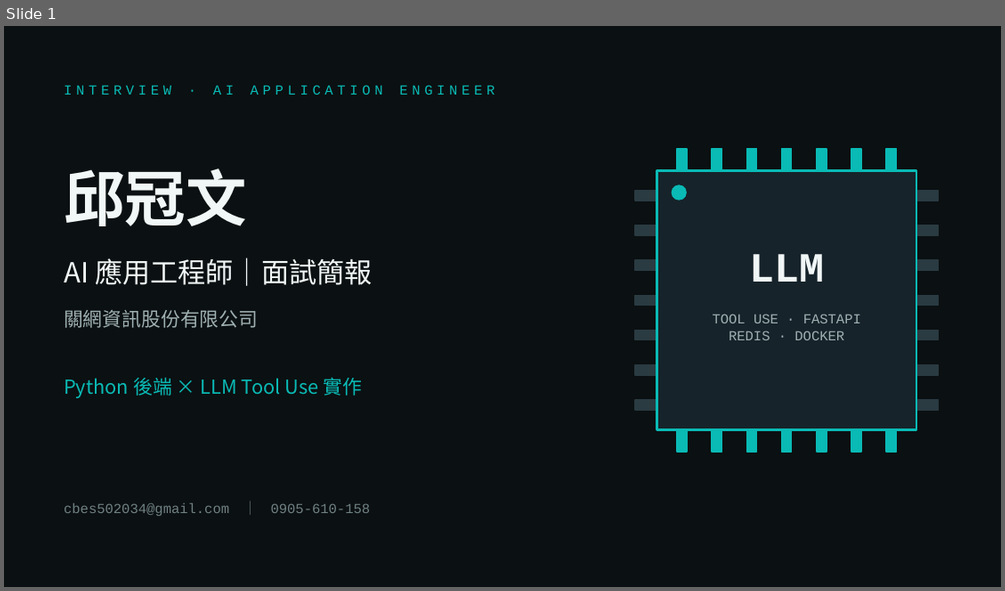
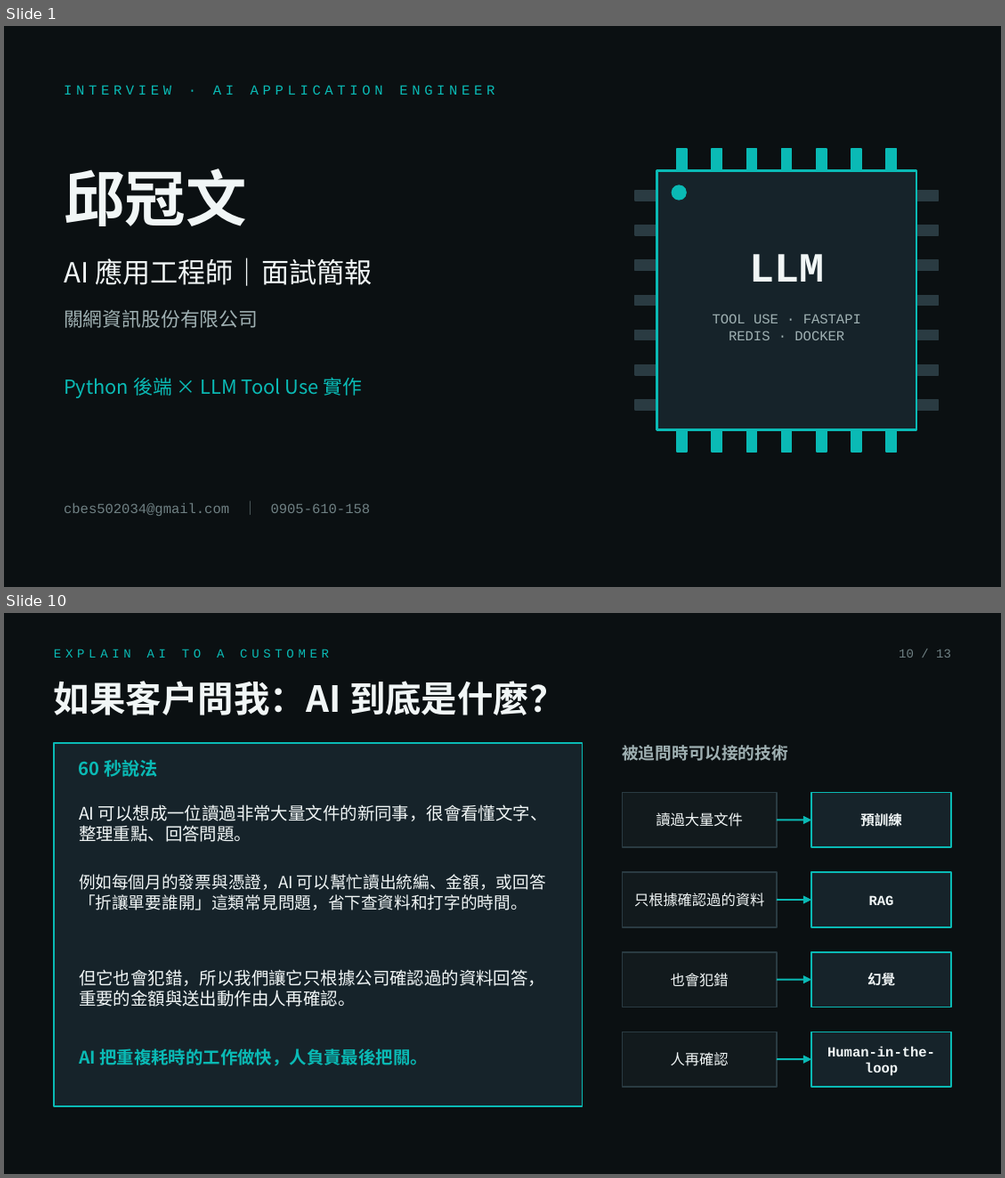
Before and after one commit to cbes502034/GateWeb, a slide deck: 邱冠文_關網AI應用工程師_面試簡報.pptx. Shown one above the other, each under a label of ours: slide 1 before the commit, slides 1 and 10 after it; the slides between them are not shown. The pictures are 1005x591 and 1005x1178 pixels, drawn with LibreOffice and Linux fonts; fonts in the diff are those of the drawing. Boxes give left, top, right and bottom in pixels: in the first picture for what was removed or moved away, otherwise in the second. Text is boxed around its words. In the diff, an @@ line names an element or a change of style, - is before the commit and + after.

```diff
--- a/邱冠文_關網AI應用工程師_面試簡報.pptx
+++ b/邱冠文_關網AI應用工程師_面試簡報.pptx
@@ slide 10 added at box(4, 613, 1001, 1174), background #0B1012 @@
@@ text added at box(54, 649, 329, 657), 9 pt, text #0ABAB5 @@
+EXPLAIN AI TO A CUSTOMER
@@ text added at box(898, 649, 951, 657), 9 pt, text #6F8083 @@
+10 / 13
@@ text added at box(54, 681, 566, 715), 26 pt, text #F1F6F6, bold @@
+如果客戶問我：AI 到底是什麼？
@@ rectangle added at box(54, 743, 582, 1106), fill #16232A, outline #0ABAB5 1.25 pt @@
@@ text added at box(622, 745, 788, 761), 12 pt, text #9FB0B2, bold @@
+被追問時可以接的技術
@@ text added at box(79, 760, 158, 777), 13 pt, text #0ABAB5, bold @@
+60 秒說法
@@ rectangle added at box(622, 793, 777, 847), fill #121A1D, outline #2A3B42 1 pt @@
@@ rectangle added at box(811, 793, 951, 847), fill #16232A, outline #0ABAB5 1 pt @@
@@ text added at box(79, 804, 548, 842), 12.5 pt, text #F1F6F6 @@
+AI 可以想成一位讀過非常大量文件的新同事，很會看懂文字、整理重點、回答問題。
@@ text added at box(655, 812, 742, 827), 10.5 pt, text #F1F6F6 @@
+讀過大量文件
@@ arrow added from (777, 820) to (811, 820), #0ABAB5 1.25 pt @@
@@ text added at box(860, 811, 902, 830), 10 pt, text #F1F6F6, bold @@
+預訓練
@@ text added at box(79, 874, 546, 910), 12 pt, text #F1F6F6 @@
+例如每個月的發票與憑證，AI 可以幫忙讀出統編、金額，或回答「折讓單要誰開」這類常見問題，省下查資料和打字的時間。
@@ rectangle added at box(622, 872, 777, 927), fill #121A1D, outline #2A3B42 1 pt @@
@@ rectangle added at box(811, 872, 951, 927), fill #16232A, outline #0ABAB5 1 pt @@
@@ text added at box(634, 892, 764, 907), 10.5 pt, text #F1F6F6 @@
+只根據確認過的資料
@@ arrow added from (777, 900) to (811, 900), #0ABAB5 1.25 pt @@
@@ text added at box(869, 895, 894, 905), 10 pt, text #F1F6F6, bold @@
+RAG
@@ rectangle added at box(622, 952, 777, 1006), fill #121A1D, outline #2A3B42 1 pt @@
@@ rectangle added at box(811, 952, 951, 1006), fill #16232A, outline #0ABAB5 1 pt @@
@@ text added at box(79, 969, 545, 1006), 12.5 pt, text #F1F6F6 @@
+但它也會犯錯，所以我們讓它只根據公司確認過的資料回答，重要的金額與送出動作由人再確認。
@@ text added at box(671, 973, 728, 987), 10.5 pt, text #F1F6F6 @@
+也會犯錯
@@ arrow added from (777, 979) to (811, 979), #0ABAB5 1.25 pt @@
@@ text added at box(867, 973, 895, 986), 10 pt, text #F1F6F6, bold @@
+幻覺
@@ rectangle added at box(622, 1031, 777, 1086), fill #121A1D, outline #2A3B42 1 pt @@
@@ rectangle added at box(811, 1031, 951, 1086), fill #16232A, outline #0ABAB5 1 pt @@
@@ text added at box(79, 1048, 428, 1066), 12.5 pt, text #0ABAB5, bold @@
+AI 把重複耗時的工作做快，人負責最後把關。
@@ text added at box(671, 1052, 728, 1066), 10.5 pt, text #F1F6F6 @@
+人再確認
@@ arrow added from (777, 1059) to (811, 1059), #0ABAB5 1.25 pt @@
@@ text added at box(827, 1046, 935, 1076), 10 pt, text #F1F6F6, bold @@
+Human-in-the-loop
```
Also in this commit, not shown: 11 slides changed, 6 other files.
